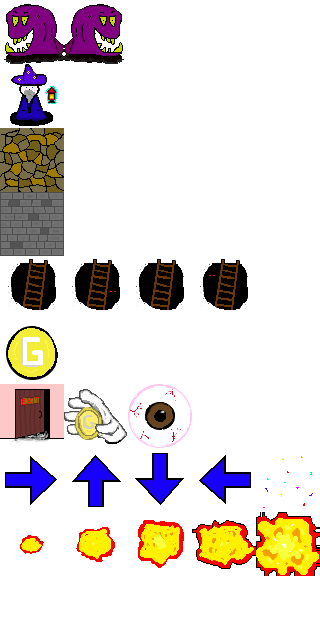
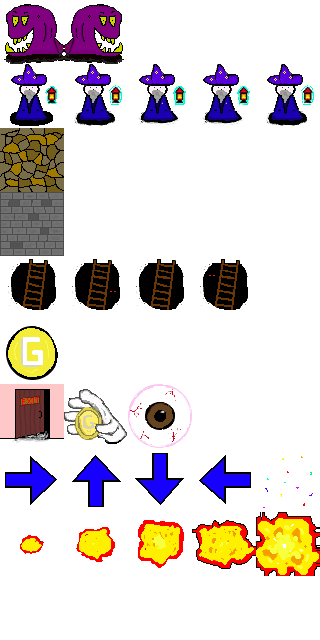
Layers edited between the first and the second w=320, h=640 image:
added layer "player max copy" in group "Sprites" over [202, 64, 253, 125]
added layer "player max" in group "Sprites" over [138, 64, 189, 125]
added layer "player.png copy #2" in group "Sprites" over [266, 64, 316, 126]
added layer "player.png copy" in group "Sprites" over [74, 64, 124, 126]
